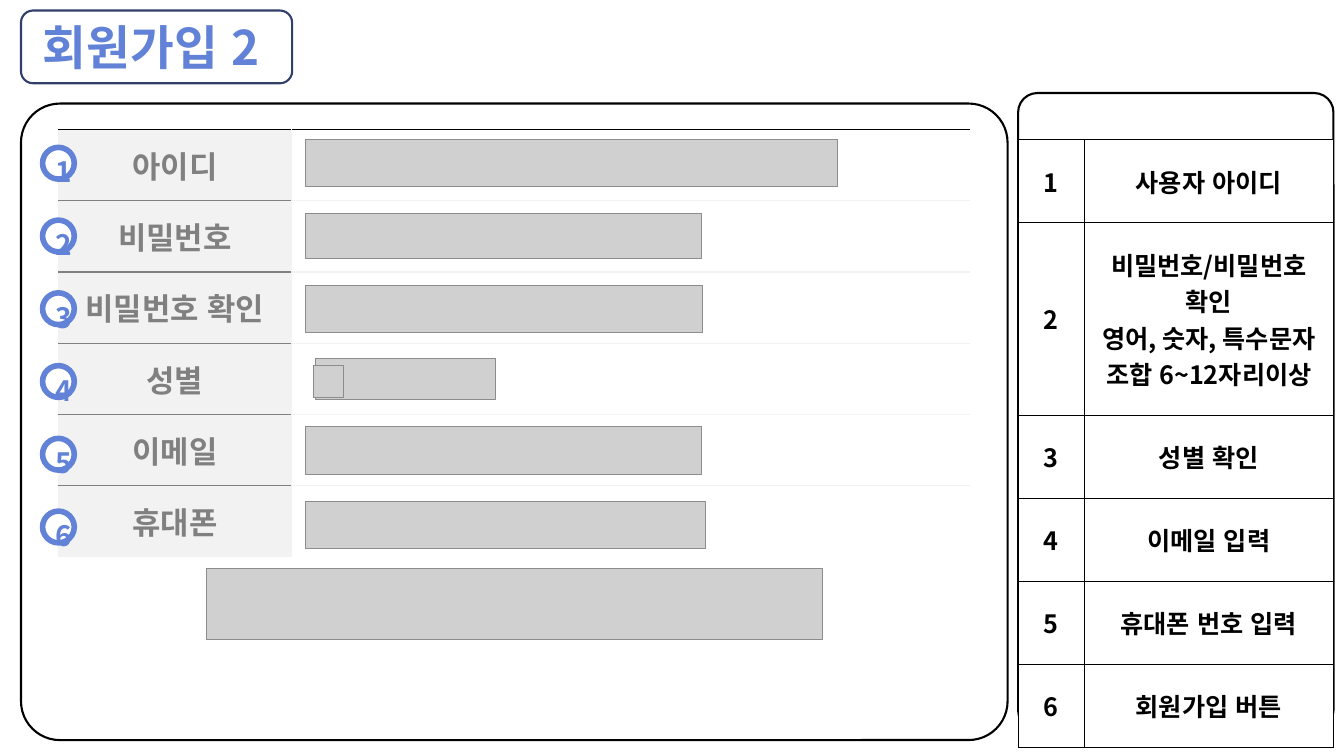
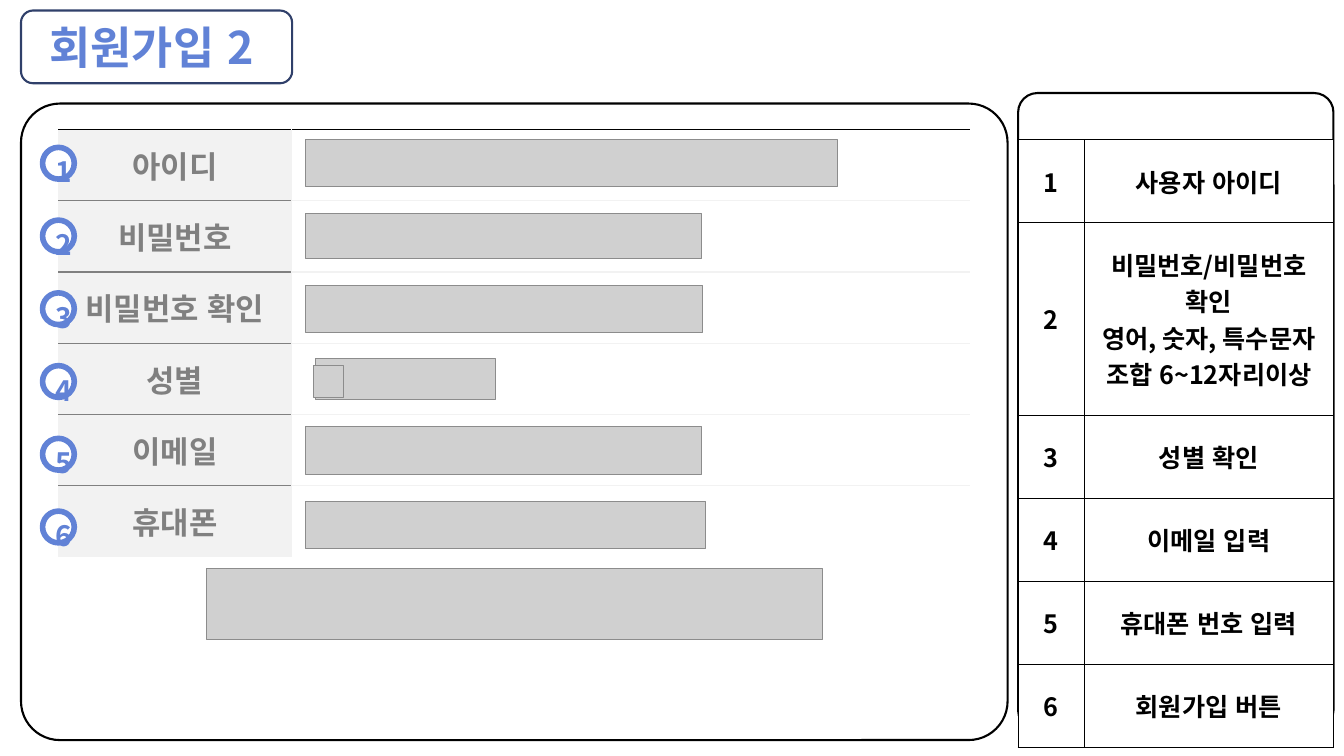
Before and after one commit to Ria007622/webtest, a slide deck: slide 6 of 2502110930 LMG.pptx. Drawn at 1344x756 pixels with LibreOffice and Linux fonts; fonts in the diff are those of the drawing; grey boxes stand for pictures. Boxes give left, top, right and bottom in pixels: in the first picture for what was removed or moved away, otherwise in the second. Text is boxed around its words. In the diff, an @@ line names an element or a change of style, - is before the commit and + after.

```diff
--- a/2502110930 LMG.pptx
+++ b/2502110930 LMG.pptx
@@ rounded rectangle "회원가입 2" at bbox=[21, 10, 292, 83]: size 34 to 32 pt @@
```
Also in this commit, not shown: 5 other slides changed.
